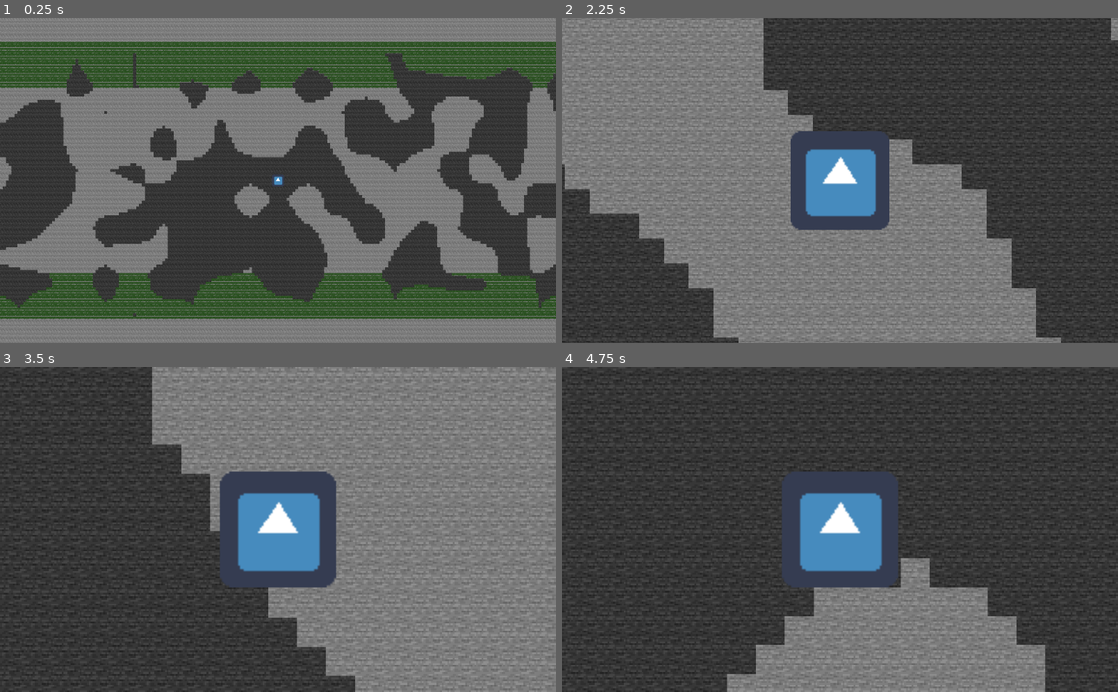
Above: before the commit, frames 1-4 (two rows, left to right).
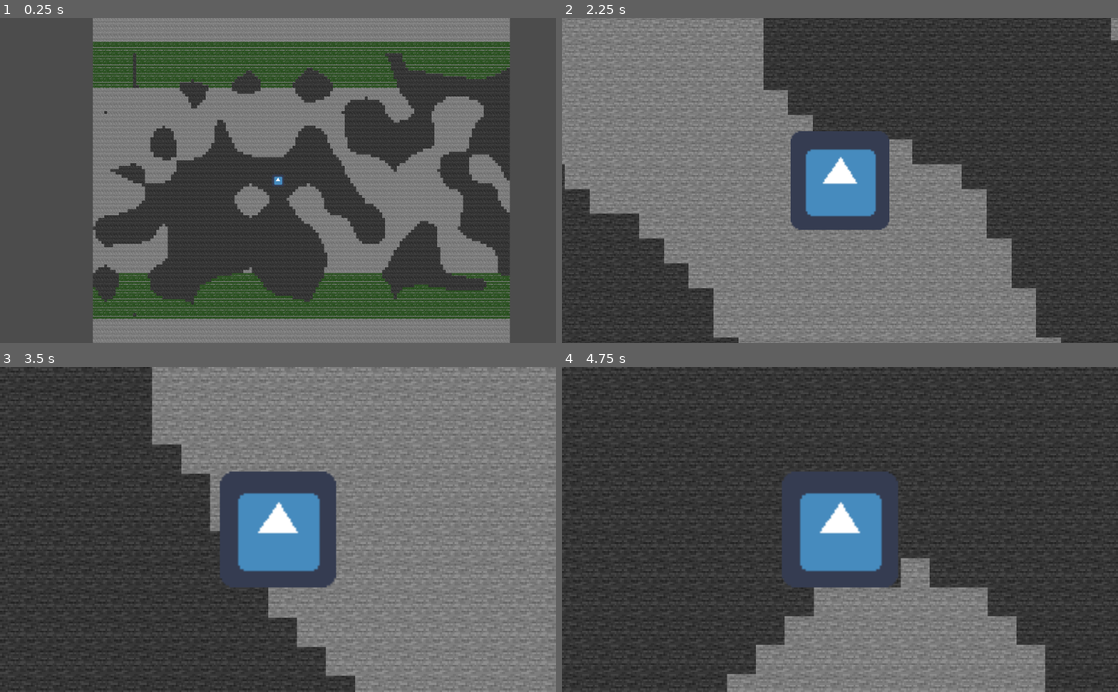
Above: after the commit, the same moments.

Repository: ryanperryj/Cavernous
Game: Godot game, scene res://scenes/world.tscn
Two runs of this game, one before a commit and one after it. Both use one fixed random seed, a clock stepped at 60 frames per second and the inputs below. The engine's default icon, where the game draws it, is replaced by a stand-in: a white triangle on a blue panel in a dark square.
Inputs:
- Up to frame 1 (0.25 s): no input
- Up to frame 2 (2.25 s): tap Enter at 0.5 s; hold D (right) 0.53-1.28 s; hold E (zoom_in) 0.53-1.28 s; hold S (down) 1.28-2.03 s; tap Q (zoom_out) at 1.35 s; hold D (right) from 2.03 s (still down); hold E (zoom_in) from 2.03 s (still down)
- Up to frame 3 (3.5 s): release D (right) at 2.78 s; release E (zoom_in) at 2.78 s; hold W (up) from 2.78 s (still down); tap Q (zoom_out) at 2.85 s
- Up to frame 4 (4.75 s): release W (up) at 3.53 s; hold E (zoom_in) 3.53-4.28 s; hold A (left) from 3.53 s (still down); tap Q (zoom_out) at 4.35 s

The runs differ from the first frame. In frame 1, 19% of the frame differs, in the area x 0-100%, y 0-100%; in frame 2, 0.6%; in frame 3, 0.6%; in frame 4, 1.1%.

Commit message:
Switch to square chunks. Allows for DEEP worlds

Diff:
--- a/instances/background.tscn
+++ b/instances/background.tscn
@@ -9,5 +9,6 @@
 
 [node name="Sprite" type="Sprite" parent="."]
 texture = ExtResource( 1 )
+centered = false
 region_enabled = true
 region_rect = Rect2( 0, 0, 16, 16 )
--- a/scripts/background.gd
+++ b/scripts/background.gd
@@ -10,6 +10,4 @@
 
 func _ready():
 	$Sprite.texture = background_sprites[background_type]
-	$Sprite.offset.y = (height - 16)/2
-	$Sprite.offset.x = (width - 16)/2
 	$Sprite.region_rect = Rect2(0, 0, width, height)
--- a/scripts/chunk.gd
+++ b/scripts/chunk.gd
@@ -9,36 +9,42 @@
 	STONE, MOSS
 }
 
-var index: int
+var chunk_index: Vector2
 var cave_depth = 16
 var tunnel_depth = 112
 
 var world_depth = 128
 
 func _ready():
-	var width = get_node("..").chunk_width
-	create_background(width, world_depth, STONE)
-	for x in range(0, width):
-		for y in range(0, world_depth):
-			if y < cave_depth:
+	var chunk_size = get_node("..").chunk_size
+	create_background(chunk_size, chunk_size, STONE)
+	for x in range(0, chunk_size):
+		for y in range(0, chunk_size):
+			var x_global = chunk_index.x*chunk_size + x
+			var y_global = chunk_index.y*chunk_size + y
+			# top layer of solid stone
+			if y_global < cave_depth:
 				# y = 0 to 15
 				create_tile(x, y, STONE)
-			elif y >= cave_depth and y < tunnel_depth:
+			# cave layer
+			elif y_global >= cave_depth and y_global < tunnel_depth:
 				# y = 16 to 111
-				if y < 32:
+				if y_global < 32:
 					# y = 16 to 31
-					var cutoff = 1.033 - 0.033 * (y - 15)
-					if noise.value_noise_2D((index*width + x) / 10.0, y / 10.0) < cutoff:
+					var cutoff = 1.033 - 0.033 * (y_global - 15)
+					if noise.value_noise_2D(x_global / 10.0, y_global / 10.0) < cutoff:
 						create_tile(x, y, MOSS)
-				elif y > 95:
+				elif y_global > 95:
 					# y = 96 to 111
-					var cutoff = 0.033 * (y - 80) - 0.033
-					if noise.value_noise_2D((index*width + x) / 10.0, y / 10.0) < cutoff:
+					var cutoff = 0.033 * (y_global - 80) - 0.033
+					if noise.value_noise_2D(x_global / 10.0, y_global / 10.0) < cutoff:
 						create_tile(x, y, MOSS)
 				else:
-					if noise.value_noise_2D((index*width + x) / 10.0, y / 10.0) < 0.5:
+					var cutoff = 0.5
+					if noise.value_noise_2D(x_global / 10.0, y_global / 10.0) < cutoff:
 						create_tile(x, y, STONE)
-			elif y >= tunnel_depth:
+			# bottom layer of solid stone
+			elif y_global >= tunnel_depth and y_global < world_depth:
 				create_tile(x, y, STONE)
 
 func create_tile(x, y, type):
--- a/scripts/noise.gd
+++ b/scripts/noise.gd
@@ -5,20 +5,20 @@
 	func _init(seed_string):
 		seed_hash = seed_string.hash()
 
-	func random_integer(lim_lower : int, lim_upper : int):
+	func random_integer(lim_lower: int, lim_upper: int):
 		# gives random integer in [lim_lower, lim_upper]
 		randomize()
 		return lim_lower + (randi() % (lim_upper - lim_lower + 1))
 
-	func probability(chance : float):
+	func probability(chance: float):
 		# gives boolean true at the chance (where chance ={ [0, 1])
 		return chance*100 >= random_integer(1, 100)
 
-	func random_2D(x : int, y : int) -> float:
+	func random_2D(x: int, y: int) -> float:
 		# standard "2D noise one-liner I found on the web"
 		return fposmod(sin(Vector2(x, y).dot(Vector2(12.9898, 78.233))) * 43758.5453 + seed_hash % 100000, 1)
 
-	func perlin_noise_2D(x : float, y : float, octaves : int) -> float:
+	func perlin_noise_2D(x: float, y: float, octaves: int) -> float:
 		# perlin noise 2D with octaves loop
 		if octaves < 1:
 			return 0.0
@@ -66,7 +66,7 @@
 
 		return final_val / normalize_fac
 
-	func value_noise_2D(x : float, y : float) -> float:
+	func value_noise_2D(x: float, y: float) -> float:
 		var floor_x: int = floor(x)
 		var floor_y: int = floor(y)
 		var fract_x = x - floor_x
@@ -80,9 +80,3 @@
 		var bot_mix = lerp(bl, br, fract_x)
 
 		return lerp(top_mix, bot_mix, fract_y)
-
-	func perlin_worm_2D(pos: Vector2) -> Vector2:
-		var next_pos = Vector2.ZERO
-		next_pos.x = perlin_noise_2D(pos.x, 0.0, 1)
-		next_pos.y = perlin_noise_2D(0.0, pos.y, 1)
-		return next_pos
--- a/scripts/world.gd
+++ b/scripts/world.gd
@@ -2,58 +2,59 @@
 
 var chunk = preload("res://instances/Chunk.tscn")
 
-var chunk_width: int = 4
-export var load_distance: int = 32
-var i_current_chunk: int
+var chunk_size: int = 16
+export var load_distance: int = 4
+var ij_current_chunk: Vector2
 var loaded_chunks = {}
 
-var load_chunks_thread = Thread.new()
-var unload_chunks_thread = Thread.new()
-var mutex = Mutex.new()
-
 func _ready():
-	load_chunks_thread.start(self, "load_chunks_method", true)
-	unload_chunks_thread.start(self, "unload_chunks_method", true)
+	pass
 
 func _process(delta):
-	mutex.lock()
-	i_current_chunk = floor($Player.position.x / (chunk_width*16.0))
-	mutex.unlock()
+	ij_current_chunk = ($Player.position / (chunk_size*16.0)).floor()
+	# chunk loading
+	var t_start: float = OS.get_ticks_msec()
+	for i_relative in range(-load_distance, load_distance + 1):
+		for j_relative in range(-load_distance, load_distance + 1):
+			var ij = ij_current_chunk + Vector2(i_relative, j_relative)
+			if !loaded_chunks.has(ij):
+				loaded_chunks[ij] = chunk.instance()
+				loaded_chunks[ij].chunk_index = ij
+				loaded_chunks[ij].translate(ij*chunk_size*16)
+				call_deferred("add_child", (loaded_chunks[ij]))
+	print("chunk loading took: ", OS.get_ticks_msec() - t_start)
 
-func load_chunks_method(thread_running):
-	while thread_running:
-		var i = i_current_chunk
-		if !loaded_chunks.has(i):
-			loaded_chunks[i] = chunk.instance()
-			loaded_chunks[i].index = i
-			loaded_chunks[i].translate(Vector2(i*chunk_width*16, 0))
-			call_deferred("add_child", (loaded_chunks[i]))
-		for i_relative in range(1, load_distance + 1):
-			i = i_current_chunk + i_relative
-			if !loaded_chunks.has(i):
-				loaded_chunks[i] = chunk.instance()
-				loaded_chunks[i].index = i
-				loaded_chunks[i].translate(Vector2(i*chunk_width*16, 0))
-				call_deferred("add_child", (loaded_chunks[i]))
-
-			i = i_current_chunk - i_relative
-			if !loaded_chunks.has(i):
-				loaded_chunks[i] = chunk.instance()
-				loaded_chunks[i].index = i
-				loaded_chunks[i].translate(Vector2(i*chunk_width*16, 0))
-				call_deferred("add_child", (loaded_chunks[i]))
-
-func unload_chunks_method(thread_running):
-	while thread_running:
-		var i_left_chunk = i_current_chunk - load_distance - 1
-		if loaded_chunks.has(i_left_chunk):
-			loaded_chunks[i_left_chunk].queue_free()
-			loaded_chunks.erase(i_left_chunk)
-
-		var i_right_chunk = i_current_chunk + load_distance + 1
-		if loaded_chunks.has(i_right_chunk):
-			loaded_chunks[i_right_chunk].queue_free()
-			loaded_chunks.erase(i_right_chunk)
+	# chunk unloading
+	t_start = OS.get_ticks_msec()
+	# top chunks
+	for i_relative in range(-load_distance - 1, load_distance + 1):			#     x x x x o
+		var ij = ij_current_chunk + Vector2(i_relative, -load_distance - 1)	#     o [   ] o
+		if loaded_chunks.has(ij):											#     o [   ] o
+			var chunk = loaded_chunks[ij]									#     o [   ] o
+			chunk.queue_free()												#     o o o o o
+			loaded_chunks.erase(ij)
+	# bottom chunks
+	for i_relative in range(-load_distance, load_distance + 2):				#     o o o o o
+		var ij = ij_current_chunk + Vector2(i_relative, load_distance + 1)	#     o [   ] o
+		if loaded_chunks.has(ij):											#     o [   ] o
+			var chunk = loaded_chunks[ij]									#     o [   ] o
+			chunk.queue_free()												#     o x x x x
+			loaded_chunks.erase(ij)
+	# right chunks
+	for j_relative in range(-load_distance - 1, load_distance + 1):			#     o o o o x
+		var ij = ij_current_chunk + Vector2(load_distance + 1, j_relative)	#     o [   ] x
+		if loaded_chunks.has(ij):											#     o [   ] x
+			var chunk = loaded_chunks[ij]									#     o [   ] o
+			chunk.queue_free()												#     o o o o o
+			loaded_chunks.erase(ij)
+	# left chunks
+	for j_relative in range(-load_distance , load_distance + 2):			#     o o o o o
+		var ij = ij_current_chunk + Vector2(-load_distance - 1, j_relative)	#     x [   ] o
+		if loaded_chunks.has(ij):											#     x [   ] o
+			var chunk = loaded_chunks[ij]									#     o [   ] o
+			chunk.queue_free()												#     x o o o o
+			loaded_chunks.erase(ij)
+	print("chunk unloading took: ", OS.get_ticks_msec() - t_start)
 
 func _input(event):
 	if event.is_action_released("quit"):
